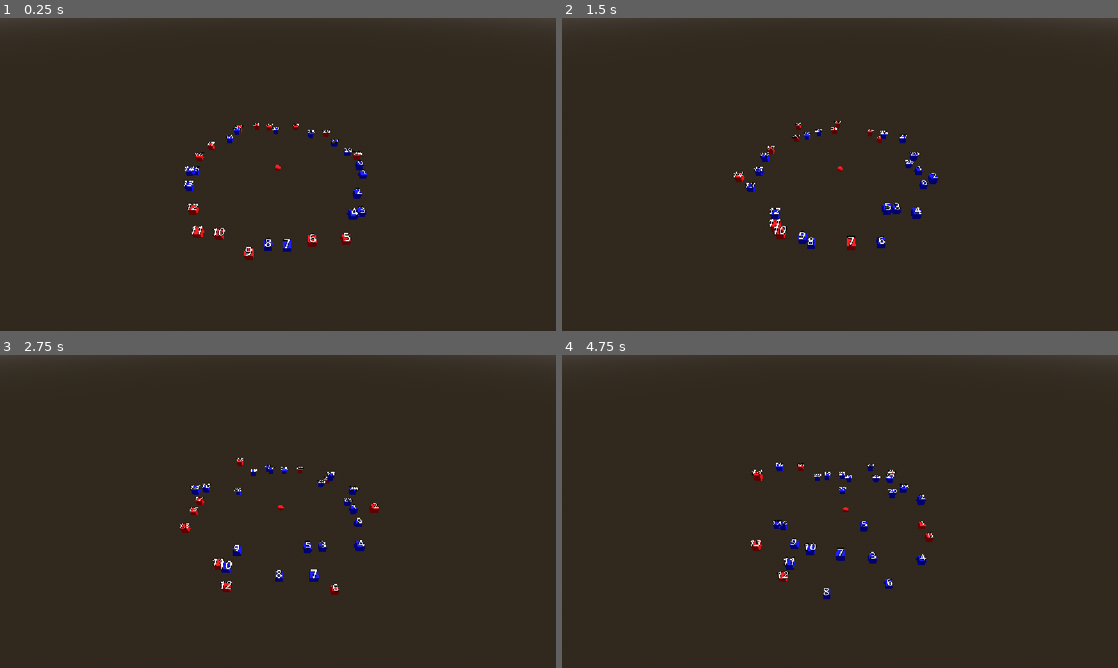
Above: before the commit, frames 1-4 (two rows, left to right).
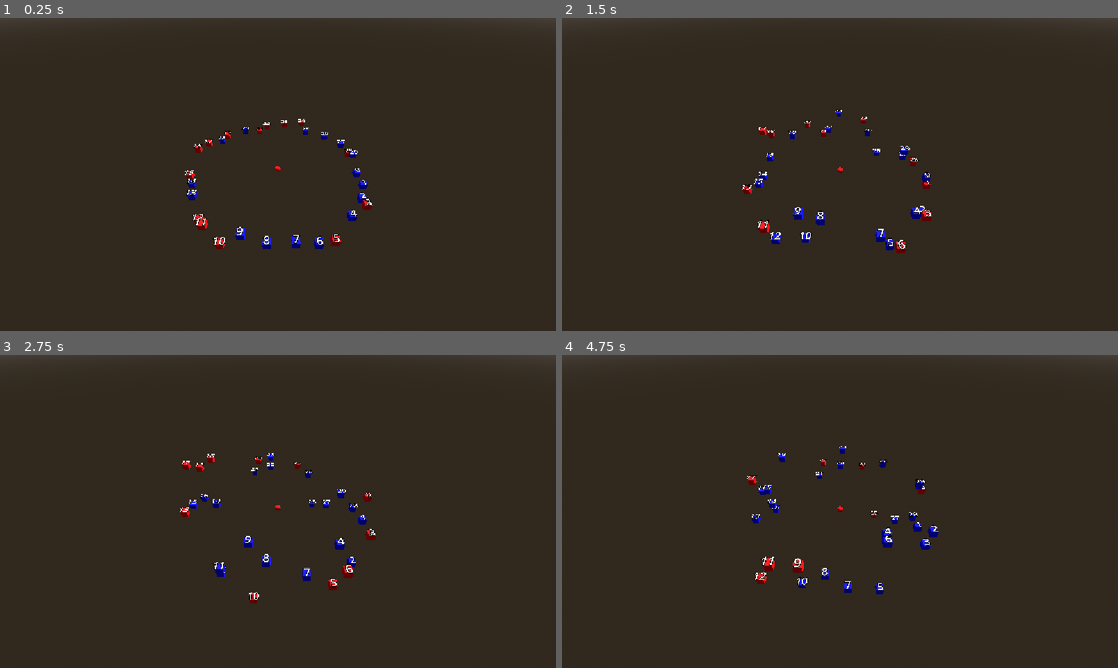
Above: after the commit, the same moments.

Repository: rubedo-red/AI-ICA
Game: Godot game, scene res://main_scene.tscn
The game is run twice, just before and just after one commit, with the same random seed, the same clock (stepped at 60 frames per second) and the same inputs.
Inputs:
- Up to frame 1 (0.25 s): no input
- Up to frame 2 (1.5 s): no input
- Up to frame 3 (2.75 s): no input
- Up to frame 4 (4.75 s): no input

The runs differ from the first frame. In frame 1, 2.1% of the frame differs, in the area x 33-68%, y 32-78%; in frame 2, 2.1%; in frame 3, 2.2%; in frame 4, 2.4%, in the area x 33-68%, y 29-78%.

Commit message:
Merge Push

Diff:
--- a/boid.gd
+++ b/boid.gd
@@ -3,19 +3,38 @@
 var id: int
 var pullStrength:float
 var cohesionSize:float
+var seperationSize:float
 
-func setup( boid_id : int = 0, boid_cohesion_strength : float = 0.4,boid_cohesion_size : float = 3.0 ) -> void:
+func setup( boid_id : int = 0, boid_cohesion_strength : float = 0.25,boid_cohesion_size : float = 3.0, boid_seperation_size : float = 1.0 ) -> void:
 	id=boid_id
 	pullStrength = boid_cohesion_strength
 	cohesionSize = boid_cohesion_size
+	seperationSize = boid_seperation_size
 	var label_node := $CollisionShape3D/MeshInstance3D/bLabel
 	label_node.text = str(id)
 
 
+# random jitter for debug
+func _random_move(delta:float):
+	global_position.x += randf_range(-4,4)* delta
+	global_position.y += randf_range(-4,4)* delta
+	global_position.z += randf_range(-4,4)* delta
+
+# keeps all boids within range of one another by using their average position and pulling them back when they leave the cohesion bubble
+func _cohesion_test(dist : float, parent_pos: Vector3, delta:float ) ->void:
+	if dist > cohesionSize:
+		var direction = (parent_pos - global_position).normalized()
+		global_position += direction * pullStrength * delta
+
+func _alignment_test():
+	print()
+
+func _seperation_test():
+	print()
+	#get_parent_node_3d().get_children()
+
 # Called when the node enters the scene tree for the first time.
 func _ready() -> void:
-
-
 	pass # Replace with function body.
 
 
@@ -24,12 +43,7 @@
 	var parent_position = get_parent_node_3d().position
 	var distance = global_position.distance_to(parent_position)
 
-	global_position.x += randf_range(-4,4)* delta
-	global_position.y += randf_range(-4,4)* delta
-	global_position.z += randf_range(-4,4)* delta
-
-	if distance > cohesionSize:
-		var direction = (parent_position - global_position).normalized()
-		global_position += direction * pullStrength * delta
+	_random_move(delta)
+	_cohesion_test(distance,parent_position,delta)
 
 	pass
